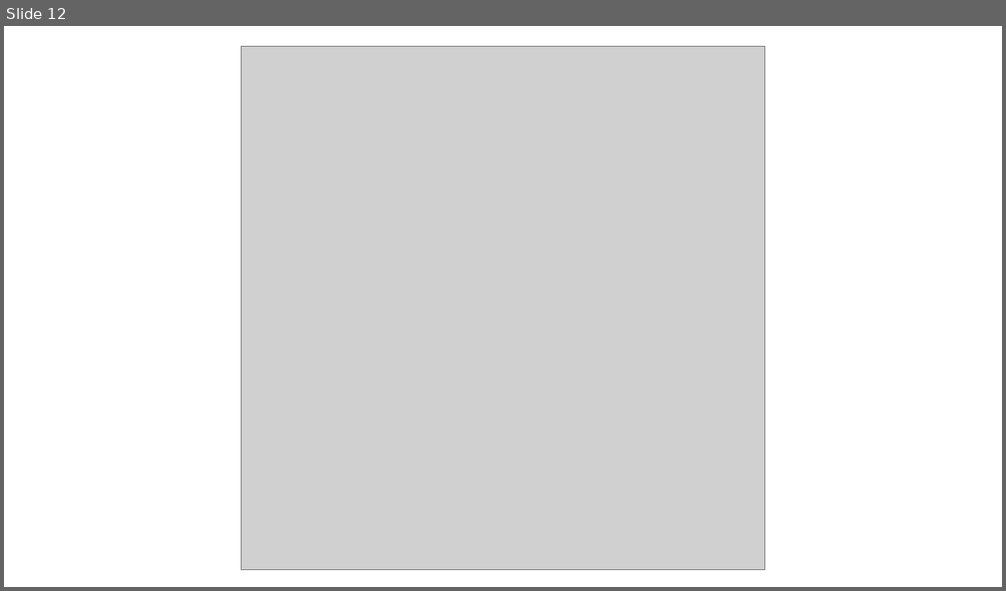
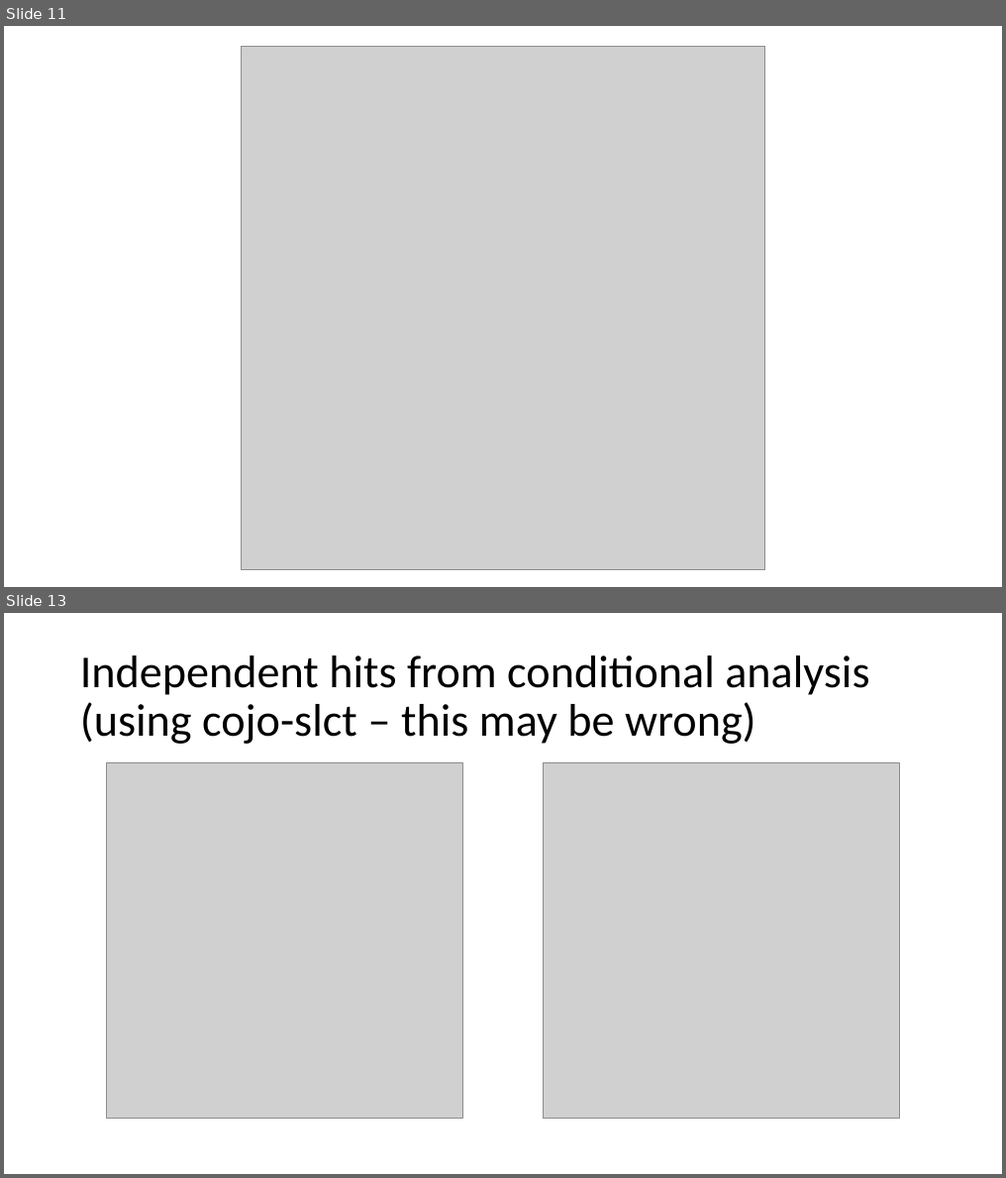
Before and after one commit to MRCIEU/godmc_phase2_analysis, a slide deck: docs/presentations/20170505_analyst_call.pptx. Shown one above the other, each under a label of ours: slide 12 before the commit, slides 11 and 13 after it; the slides between them are not shown. The pictures are 1006x591 and 1006x1178 pixels, drawn with LibreOffice and Linux fonts; fonts in the diff are those of the drawing; grey boxes stand for pictures. Boxes give left, top, right and bottom in pixels: in the first picture for what was removed or moved away, otherwise in the second. Text is boxed around its words. In the diff, an @@ line names an element or a change of style, - is before the commit and + after.

```diff
--- a/docs/presentations/20170505_analyst_call.pptx
+++ b/docs/presentations/20170505_analyst_call.pptx
@@ slide 13 added at [4, 613, 1002, 1174], background #FFFFFF @@
@@ title added at [80, 656, 869, 744], 44 pt, text #000000 @@
+Independent hits from conditional analysis (using cojo-slct – this may be wrong)
@@ picture added at [107, 762, 463, 1119] @@
@@ picture added at [543, 762, 899, 1119] @@
@@ what was slide 12 is now slide 11 @@
```
Also in this commit, not shown: 2 slides changed, 3 other slides added, 1 slide removed, 2 other files.
